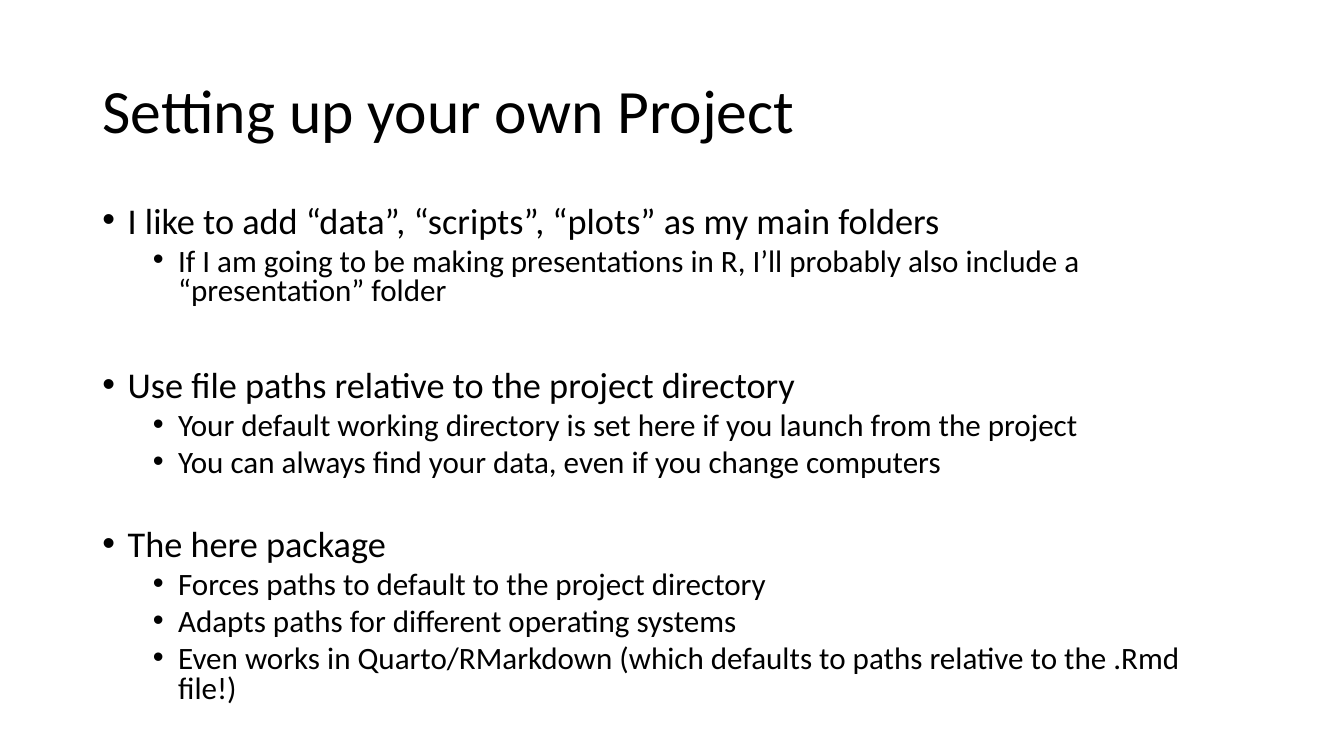
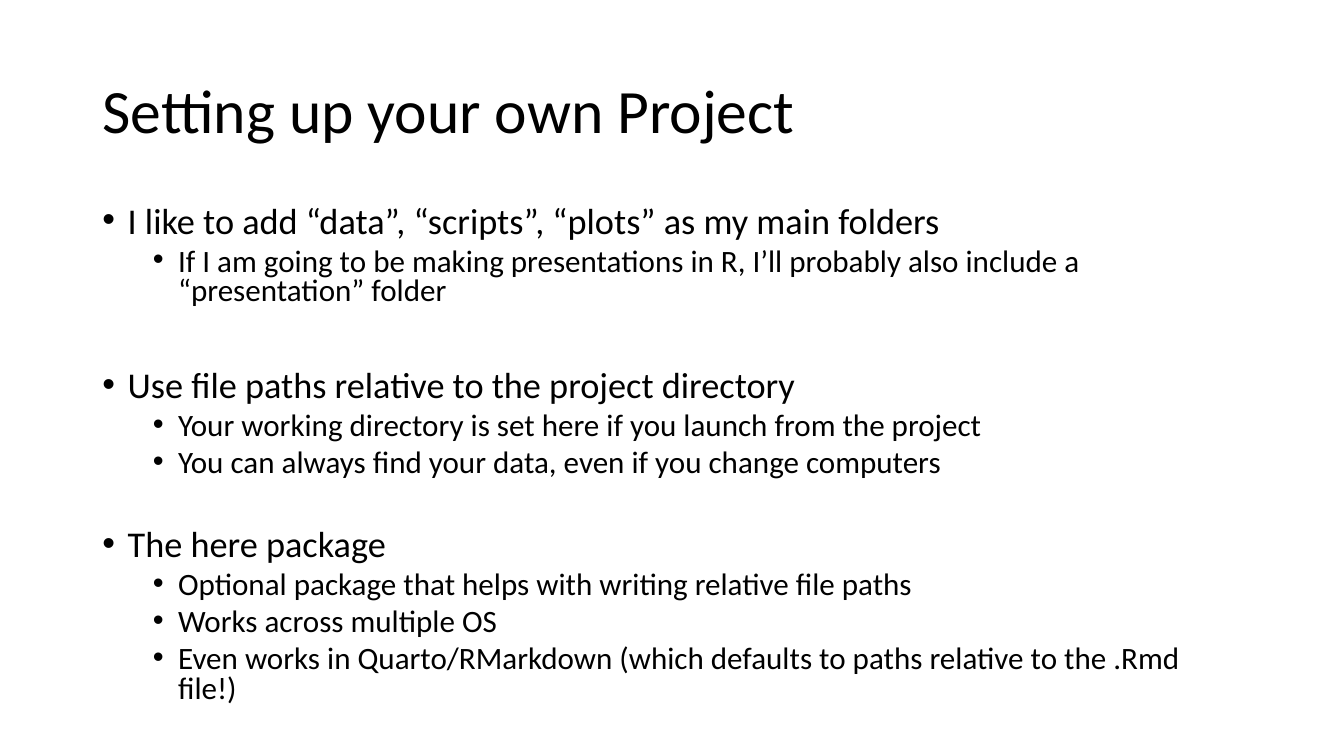
Before and after one commit to lidiaalfanti/r-course, a slide deck: slide 8 of courses/r-intro/docs/Intro to R 2023_day2.pptx. Drawn at 1344x756 pixels with LibreOffice and Linux fonts; fonts in the diff are those of the drawing. Boxes give left, top, right and bottom in pixels: in the first picture for what was removed or moved away, otherwise in the second. Text is boxed around its words. In the diff, an @@ line names an element or a change of style, - is before the commit and + after.

```diff
--- a/courses/r-intro/docs/Intro to R 2023_day2.pptx
+++ b/courses/r-intro/docs/Intro to R 2023_day2.pptx
@@ text at (178,414,981,442): text changed @@
-  • Your default working directory is set here if you launch from the project
+  • Your working directory is set here if you launch from the project
@@ text at (178,573,912,637): text changed @@
-  • Forces paths to default to the project directory
-  • Adapts paths for different operating systems
+  • Optional package that helps with writing relative file paths
+  • Works across multiple OS
```
Also in this commit, not shown: 5 other slides changed, 1 slide added.
